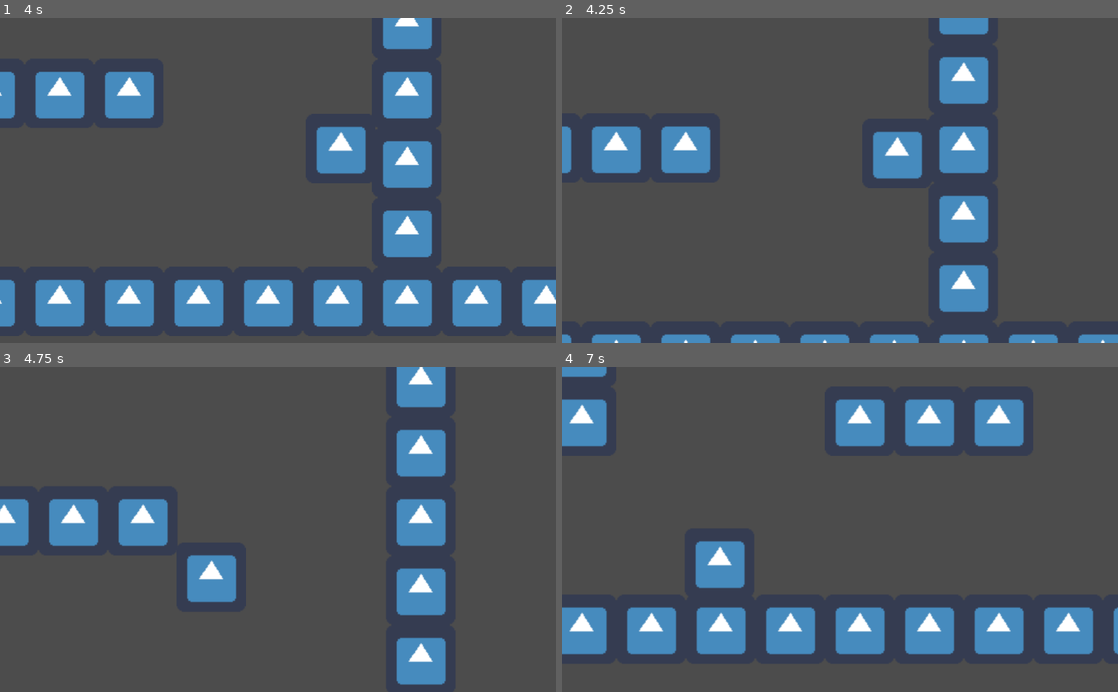
Above: before the commit, frames 1-4 (two rows, left to right).
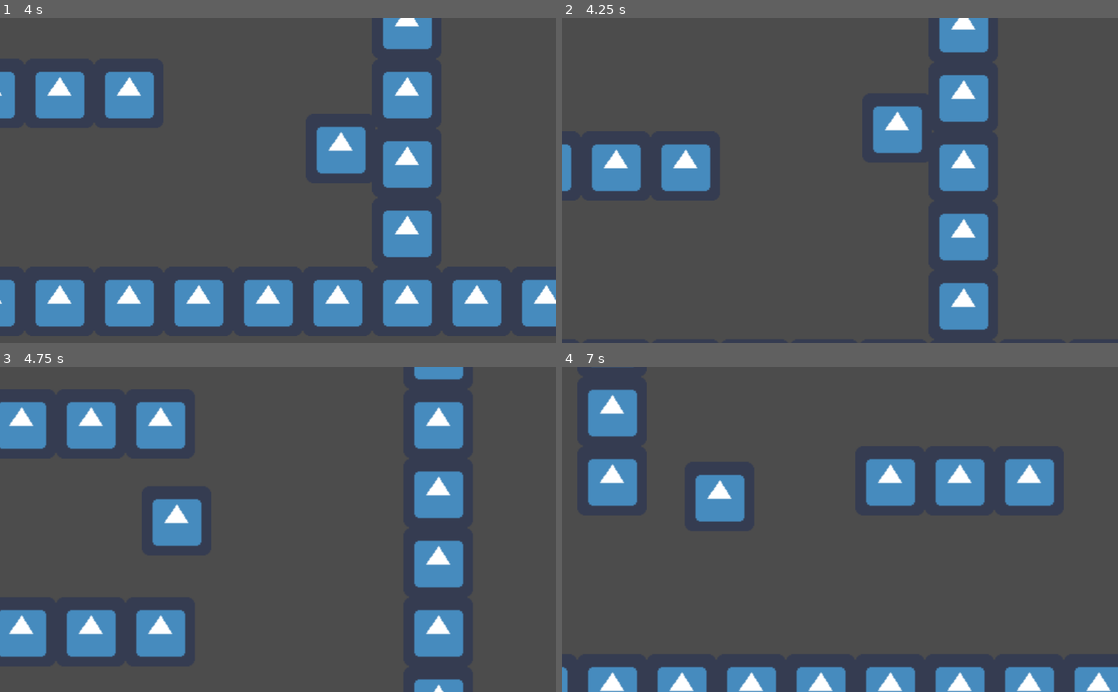
Above: after the commit, the same moments.

Repository: VMoonDev/SlimeShuffle
Game: Godot game, scene res://Level1/Level1.tscn
Two runs of this game, one before a commit and one after it. Both use one fixed random seed, a clock stepped at 60 frames per second and the inputs below. The engine's default icon, where the game draws it, is replaced by a stand-in: a white triangle on a blue panel in a dark square.
Inputs:
- Up to frame 1 (4 s): tap Enter at 0.5 s; hold D (move_right) 0.53-2.03 s; tap Space (jump) at 0.6, 0.77, 1.07, 1.35, 1.52, 1.82, 2.1, 2.85, 3.02, 3.32, 3.6, 3.77 s; hold A (move_left) 2.03-2.78 s; hold D (move_right) from 2.78 s (still down)
- Up to frame 2 (4.25 s): keep holding D (move_right); tap Space (jump) at 4.07 s
- Up to frame 3 (4.75 s): release D (move_right) at 4.28 s; hold A (move_left) from 4.28 s (still down); tap Space (jump) at 4.35, 4.52 s
- Up to frame 4 (7 s): tap Space (jump) at 4.82, 5.1, 5.85, 6.02, 6.32, 6.6, 6.77 s; release A (move_left) at 5.03 s; hold D (move_right) 5.03-5.78 s; hold A (move_left) from 5.78 s (still down)

Frame 1 is identical in both runs. In frame 2, 12% of the frame differs, in the area x 0-100%, y 0-100%; in frame 3, 21%; in frame 4, 29%.

Commit message:
Add double wall jump

Diff:
--- a/project/Pawn/Pawn.gd
+++ b/project/Pawn/Pawn.gd
@@ -6,7 +6,7 @@
 const _SLIDESPEED := 50
 
 var _velocity := Vector2.ZERO
-var _wall_jumped := false
+var _wall_jumped := 0
 
 func _physics_process(delta):
 	_gravity(delta)
@@ -15,12 +15,12 @@
 
 func _movement():
 	if is_on_floor():
-		_wall_jumped = false
+		_wall_jumped = 0
 	_velocity.x = Input.get_axis("move_left", "move_right") * _MOVESPEED
 	if Input.is_action_just_pressed("jump") and is_on_floor():
 		_velocity.y = -_JUMPSTRENGTH
-	if Input.is_action_just_pressed("jump") and is_on_wall() and _wall_jumped == false:
-		_wall_jumped = true
+	if Input.is_action_just_pressed("jump") and is_on_wall() and _wall_jumped < 2:
+		_wall_jumped += 1
 		_velocity.y = -_JUMPSTRENGTH
 	_velocity = move_and_slide(_velocity, Vector2.UP)
 
--- a/project/project.godot
+++ b/project/project.godot
@@ -13,10 +13,6 @@
 config/name="VMoon_LudumDare51"
 run/main_scene="res://Level1/Level1.tscn"
 config/icon="res://icon.png"
-
-[autoload]
-
-Global="*res://Global.gd"
 
 [gui]
 
